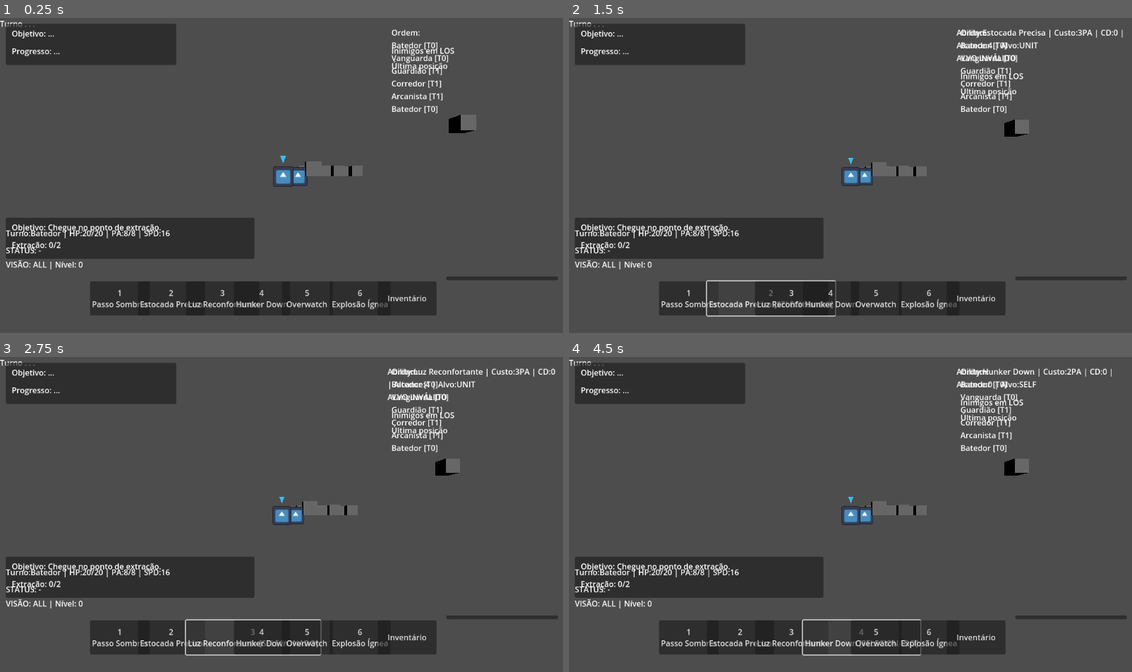
Above: before the commit, frames 1-4 (two rows, left to right).
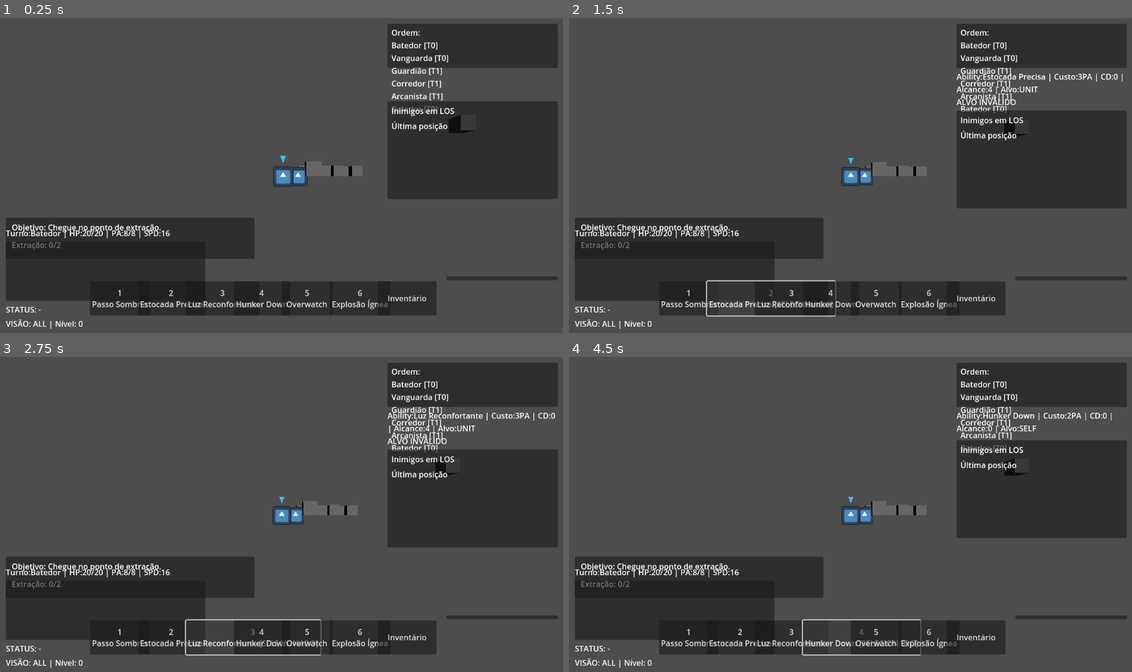
Above: after the commit, the same moments.

Repository: andrecc2507/JOGO
Game: Godot game, scene res://scene/main.tscn
Same seed, same stepped clock (60 frames per second), same inputs: the game is played once before the commit and once after it. The engine's default icon, where the game draws it, is replaced by a stand-in: a white triangle on a blue panel in a dark square.
Inputs:
- Up to frame 1 (0.25 s): no input
- Up to frame 2 (1.5 s): click "1 Passo Sombrio" at 0.5 s; click "1 Passo Sombrio [SELECIONADO]" at 1.25 s
- Up to frame 3 (2.75 s): click "2 Estocada Precisa [SELECIONA…" at 2 s
- Up to frame 4 (4.5 s): click "2 Estocada Precisa" at 2.75 s; click "3 Luz Reconfortante" at 3.5 s; click "3 Luz Reconfortante [SELECION…" at 4.25 s

The runs differ from the first frame. In frame 1, 21% of the frame differs, in the area x 0-99%, y 0-99%; in frame 2, 21%; in frame 3, 21%; in frame 4, 21%.

Commit message:
Fix HUD layout and basic attack click

Diff:
--- a/scripts/tactical/tactical_controller.gd
+++ b/scripts/tactical/tactical_controller.gd
@@ -272,6 +272,28 @@
 
 func _ensure_ui_root() -> void:
 	if ui_root != null:
+		return
+	var existing_layer = get_node_or_null("../UI") as CanvasLayer
+	if existing_layer != null:
+		var root = existing_layer.get_node_or_null("UIRoot") as Control
+		if root == null:
+			root = Control.new()
+			root.name = "UIRoot"
+			root.set_anchors_preset(Control.PRESET_FULL_RECT)
+			root.offset_left = 0
+			root.offset_top = 0
+			root.offset_right = 0
+			root.offset_bottom = 0
+			root.mouse_filter = Control.MOUSE_FILTER_PASS
+			existing_layer.add_child(root)
+			var children = existing_layer.get_children()
+			for child in children:
+				if child == root:
+					continue
+				if child is Control:
+					existing_layer.remove_child(child)
+					root.add_child(child)
+		ui_root = root
 		return
 	var existing = get_node_or_null("../UI") as Control
 	if existing != null:
@@ -441,7 +463,8 @@
 		aim_label.offset_left = 0
 		aim_label.offset_right = 0
 		aim_label.offset_top = 0
-		aim_label.offset_bottom = 160
+		aim_label.offset_bottom = 0
+		aim_label.custom_minimum_size = Vector2(0, 56)
 		aim_label.autowrap_mode = TextServer.AUTOWRAP_WORD_SMART
 		aim_label.size_flags_horizontal = Control.SIZE_EXPAND_FILL
 		aim_label.size_flags_vertical = Control.SIZE_SHRINK_BEGIN
@@ -1056,7 +1079,12 @@
 		var enemy2 = _visible_enemy_at_cell(_hover_raw)
 		if enemy2 != null:
 			var is_melee2 = _manhattan(act.cell, enemy2.cell) <= 1
+			action_mode = ActionMode.SHOOT
+			_selected_ability = {}
+			_refresh_hotbar(act)
+			_clear_target_overlay()
 			_update_body_target_panel(act, enemy2, is_melee2)
+			_request_attack_confirm(act, enemy2, _get_selected_hit_zone_id(enemy2))
 			return
 
 		if not _reach_cost.has(_hover_snap):
@@ -2951,6 +2979,9 @@
 			ui.add_child(_log_panel)
 	if _log_panel != null:
 		_log_panel.mouse_filter = Control.MOUSE_FILTER_PASS
+		_log_panel.custom_minimum_size = Vector2(0, 110)
+		_log_panel.size_flags_horizontal = Control.SIZE_EXPAND_FILL
+		_log_panel.size_flags_vertical = Control.SIZE_EXPAND_FILL
 	if _hud_bottom_left != null:
 		_reparent_control(_log_panel, _hud_bottom_left)
 
@@ -3016,6 +3047,8 @@
 			ui.add_child(_status_label)
 	if _status_label != null:
 		_status_label.mouse_filter = Control.MOUSE_FILTER_IGNORE
+		_status_label.size_flags_horizontal = Control.SIZE_EXPAND_FILL
+		_status_label.size_flags_vertical = Control.SIZE_SHRINK_BEGIN
 		if _hud_bottom_left != null:
 			_reparent_control(_status_label, _hud_bottom_left)
 	_update_status_ui(null)
@@ -3098,6 +3131,7 @@
 			_reparent_control(_height_label, _hud_bottom_left)
 		_height_label.autowrap_mode = TextServer.AUTOWRAP_WORD_SMART
 		_height_label.size_flags_horizontal = Control.SIZE_EXPAND_FILL
+		_height_label.size_flags_vertical = Control.SIZE_SHRINK_BEGIN
 	_update_height_toggle_label()
 
 func _update_height_toggle_label() -> void:
@@ -3176,6 +3210,9 @@
 		if _hud_top_right != null:
 			_reparent_control(_turn_panel, _hud_top_right)
 		_turn_panel.mouse_filter = Control.MOUSE_FILTER_PASS
+		_turn_panel.custom_minimum_size = Vector2(0, 90)
+		_turn_panel.size_flags_horizontal = Control.SIZE_EXPAND_FILL
+		_turn_panel.size_flags_vertical = Control.SIZE_SHRINK_BEGIN
 		_turn_panel.anchor_left = 0.0
 		_turn_panel.anchor_right = 1.0
 		_turn_panel.anchor_top = 0.0
@@ -3216,6 +3253,9 @@
 		if _hud_top_right != null:
 			_reparent_control(_enemies_panel, _hud_top_right)
 		_enemies_panel.mouse_filter = Control.MOUSE_FILTER_PASS
+		_enemies_panel.custom_minimum_size = Vector2(0, 200)
+		_enemies_panel.size_flags_horizontal = Control.SIZE_EXPAND_FILL
+		_enemies_panel.size_flags_vertical = Control.SIZE_SHRINK_BEGIN
 		_enemies_panel.anchor_left = 0.0
 		_enemies_panel.anchor_right = 1.0
 		_enemies_panel.anchor_top = 0.0
@@ -3542,7 +3582,7 @@
 	var act: Unit = timeline.get_active_unit() if timeline != null and timeline.has_method("get_active_unit") else null
 	if act != null and action_mode != ActionMode.ABILITY:
 		_request_attack_confirm(act, target, zone_id)
-	_update_body_target_panel(act, target, _manhattan(act.cell, target.cell) <= 1 if act != null else false)
+	_hide_body_target_panel()
 
 func _select_hit_zone_by_index(target: Unit, idx: int) -> void:
 	if target == null:
@@ -3558,7 +3598,7 @@
 	var act: Unit = timeline.get_active_unit() if timeline != null and timeline.has_method("get_active_unit") else null
 	if act != null and action_mode != ActionMode.ABILITY:
 		_request_attack_confirm(act, target, zone_id)
-	_update_body_target_panel(act, target, _manhattan(act.cell, target.cell) <= 1 if act != null else false)
+	_hide_body_target_panel()
 
 func _consume_hit_zone_selection(target: Unit) -> void:
 	if target == null:
